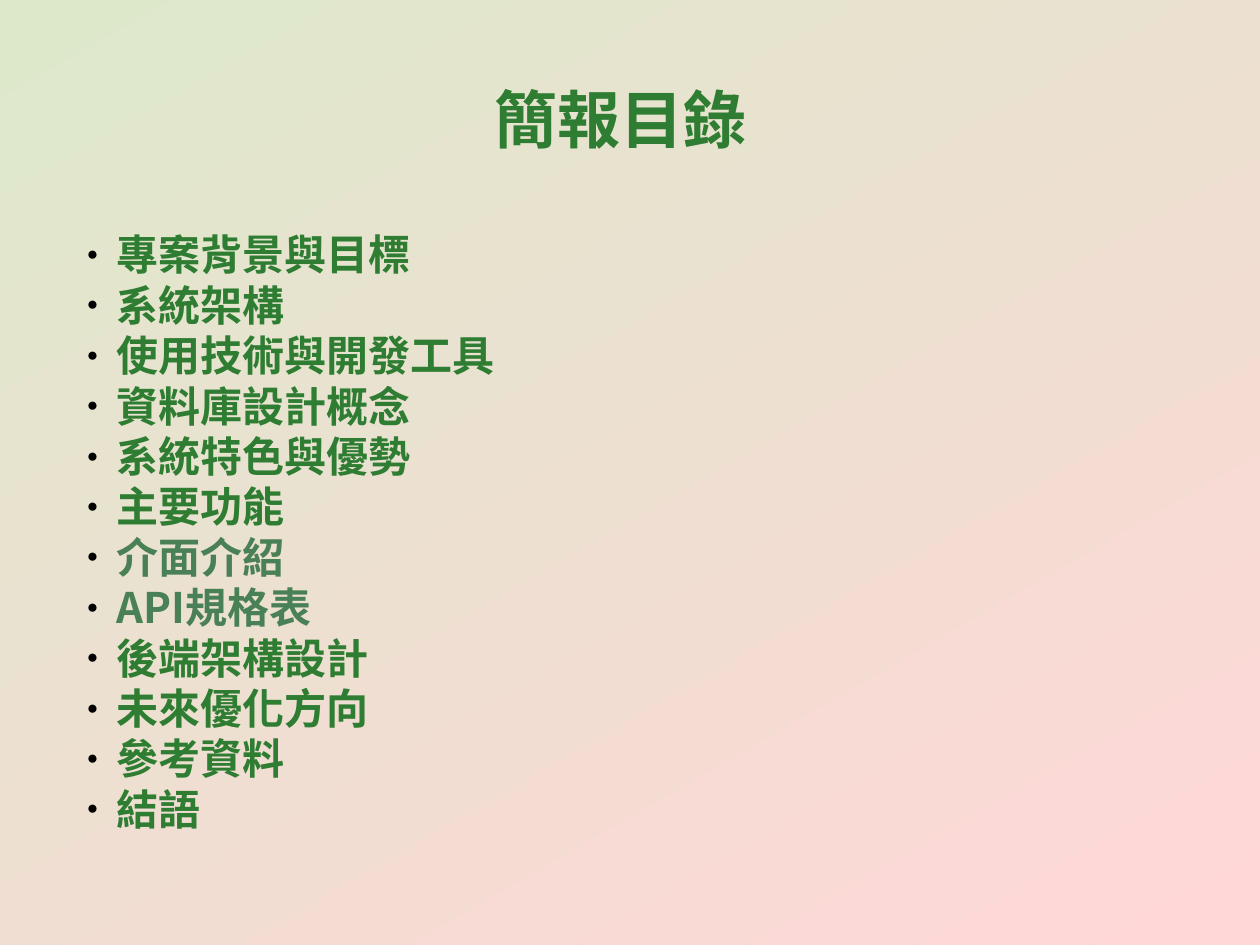
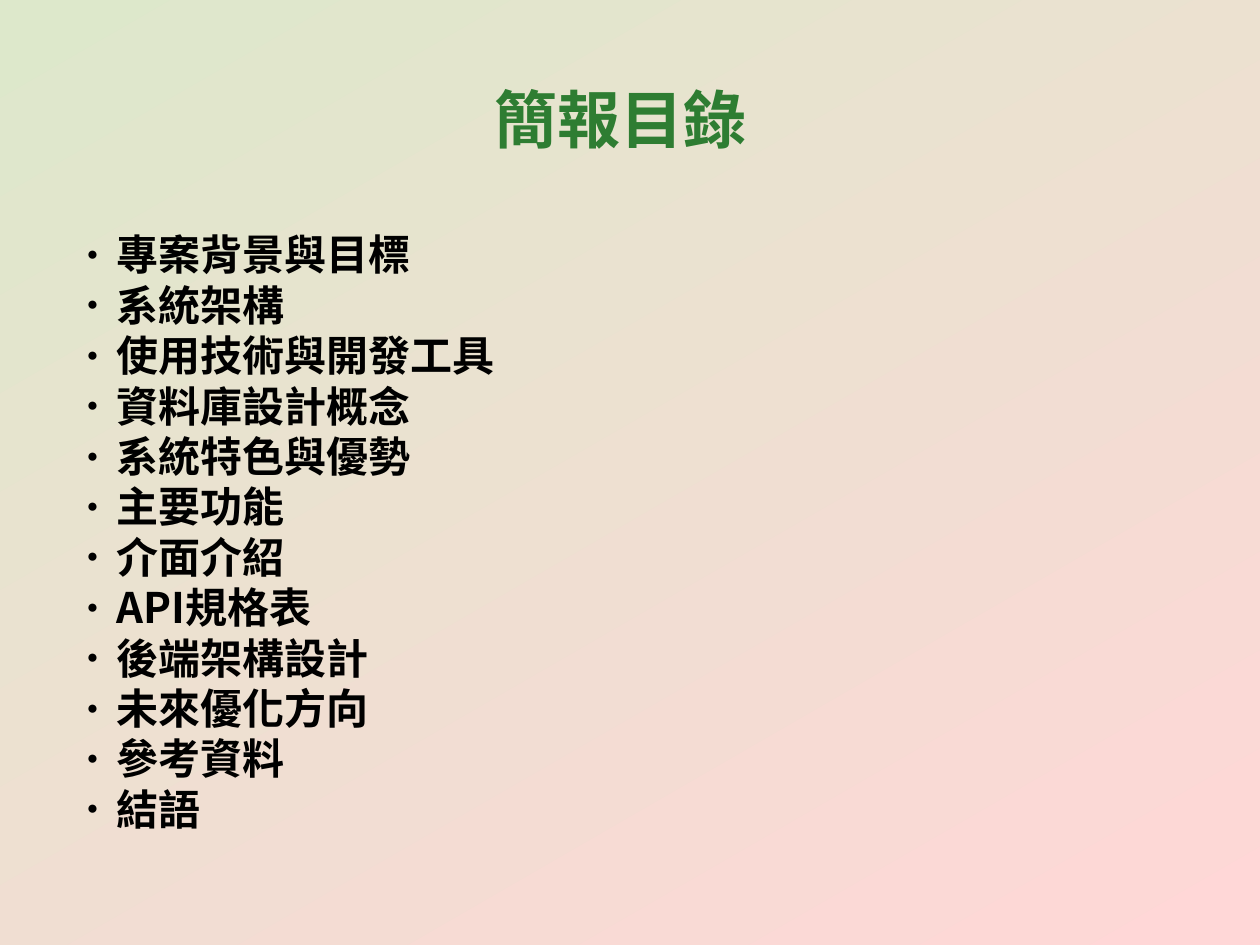
Before and after one commit to CYX1025/EasyBuyFarm, a slide deck: slide 2 of EasyBuyFarm_專案簡報.pptx. Drawn at 1260x945 pixels with LibreOffice and Linux fonts; fonts in the diff are those of the drawing. Boxes give left, top, right and bottom in pixels: in the first picture for what was removed or moved away, otherwise in the second. Text is boxed around its words. In the diff, an @@ line names an element or a change of style, - is before the commit and + after.

```diff
--- a/EasyBuyFarm_專案簡報.pptx
+++ b/EasyBuyFarm_專案簡報.pptx
@@ text "專案背景與目標" at [117,234,495,829]: text colour #2E7D32 to #000000 in "專案背景與目標", "系統架構", "使用技術與開發工具", "資料庫設計概念" and 6 more places; text colour #498055 to #000000 in "介面介紹", "API規格表" @@
```
Also in this commit, not shown: 17 other slides changed, 6 slides added.
